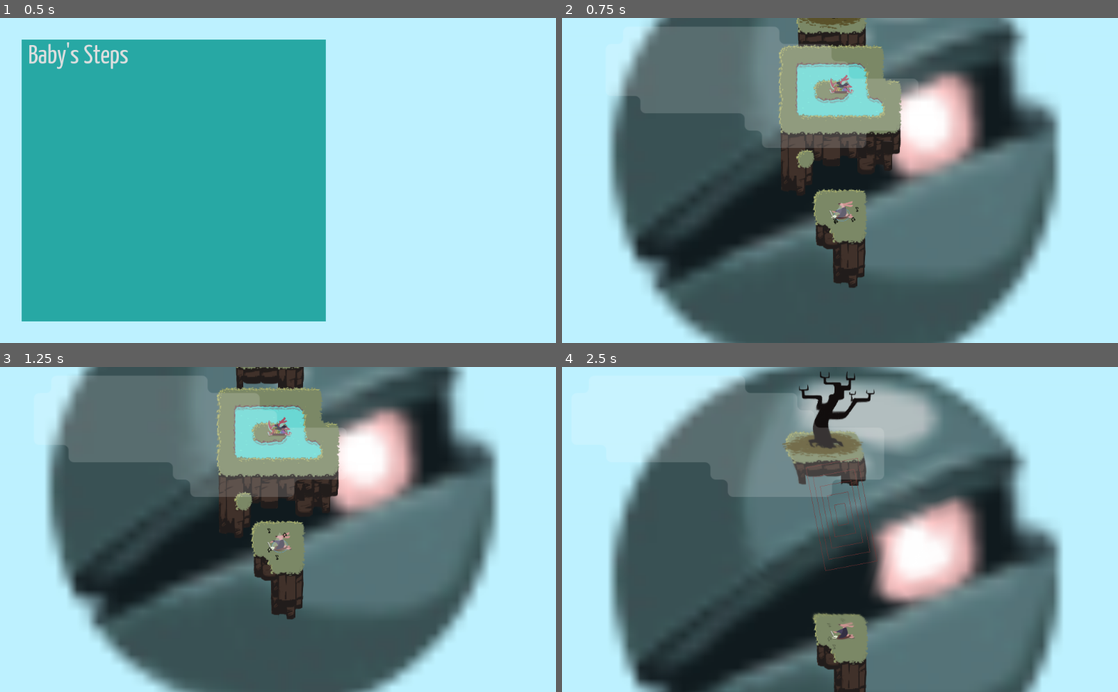
Above: before the commit, frames 1-4 (two rows, left to right).
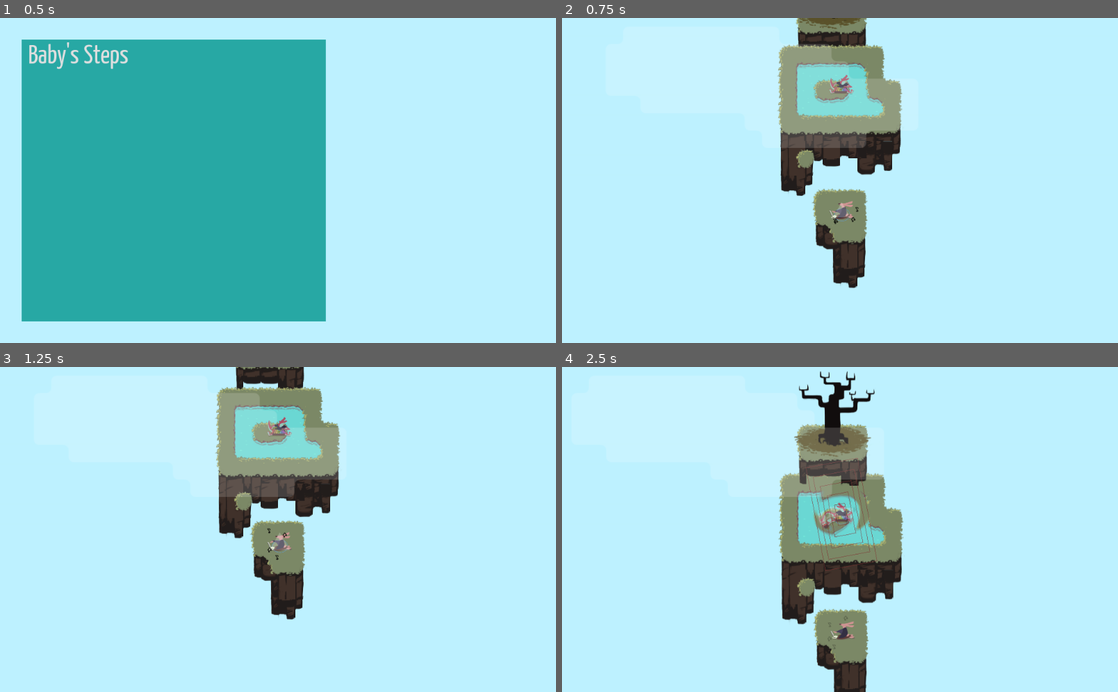
Above: after the commit, the same moments.

Repository: uspgamedev/skyjammers
Game: Godot game, scene res://menus/stage-selector/main.tscn
Same seed, same stepped clock (60 frames per second), same inputs: the game is played once before the commit and once after it. The engine's default icon, where the game draws it, is replaced by a stand-in: a white triangle on a blue panel in a dark square. Sound files missing from this copy of the repository are replaced by a short silence.
Inputs:
- Up to frame 1 (0.5 s): no input
- Up to frame 2 (0.75 s): click "Baby's Steps" at 0.5 s
- Up to frame 3 (1.25 s): no input
- Up to frame 4 (2.5 s): hold Space (action_play) 1.28-2.03 s; tap Space (action_play) at 2.1 s

Frame 1 is identical in both runs. In frame 2, 62% of the frame differs, in the area x 8-90%, y 0-100%; in frame 3, 61%; in frame 4, 66%.

Commit message:
:smirk: :smiley: :bowtie: :relieved: :satisfied:
:zap: :zap: :zap: :notes: :notes: :zap: :zap: :zap:

LORDES DO TROVAO

Diff:
--- a/game/Instruments/Instrument.gd
+++ b/game/Instruments/Instrument.gd
@@ -11,9 +11,15 @@
 
 
 func pulse():
-	var obj = get_node("TextureRect")
-	var tween = get_node("TextureRect/Tween")
-	tween.interpolate_property(obj, "rect_scale", obj.get_scale(), Vector2(growth,growth), self.duration, Tween.TRANS_LINEAR, Tween.EASE_IN)
+	var parent = get_parent()
+	while (true):
+		if parent.get_parent().get_name() != 'Instruments':
+			parent = parent.get_parent()
+		else: break
+	parent.get_parent().move_child(parent, 0)
+	var obj = get_node("ShockwaveShader")
+	var tween = get_node("ShockwaveShader/Tween")
+	tween.interpolate_property(obj, "rect_scale", obj.get_scale(), Vector2(growth,growth)/4, self.duration, Tween.TRANS_LINEAR, Tween.EASE_IN)
 	tween.start()
 
 	var sw = soundWave.instance()
@@ -63,8 +69,10 @@
 	get_node("WavePreview/AnimationPlayer").play("off")
 	get_node("Sprite/AnimationPlayer").stop()
 	get_node("Sprite2").hide()
+	get_node("ShockwaveShader/Tween").stop_all()
+	get_node("ShockwaveShader").set_scale(Vector2(0, 0))
 	set_physics_process(false)
 
 
 func _on_Tween_tween_completed( object, key ):
-	get_node("TextureRect").set_scale(Vector2(0,0))
+	get_node("ShockwaveShader").set_scale(Vector2(0,0))
--- a/game/Instruments/Instrument.tscn
+++ b/game/Instruments/Instrument.tscn
@@ -146,7 +146,7 @@
 shader_param/displacement = ExtResource( 10 )
 _sections_unfolded = [ "shader_param" ]
 
-[node name="Instrument" type="KinematicBody2D" index="0" groups=[
+[node name="Instrument" type="KinematicBody2D" groups=[
 "bards",
 ]]
 
@@ -281,7 +281,7 @@
 v_frames = 1
 _sections_unfolded = [ "Drawing", "Material", "Pause", "Process Material", "Textures", "Time", "Transform", "Visibility", "Z Index" ]
 
-[node name="TextureRect" type="TextureRect" parent="." index="10"]
+[node name="ShockwaveShader" type="TextureRect" parent="." index="10"]
 
 material = SubResource( 9 )
 anchor_left = 0.0
@@ -303,7 +303,7 @@
 stretch_mode = 0
 _sections_unfolded = [ "Anchor", "Margin", "Material", "Rect" ]
 
-[node name="Tween" type="Tween" parent="TextureRect" index="0"]
+[node name="Tween" type="Tween" parent="ShockwaveShader" index="0"]
 
 repeat = false
 playback_process_mode = 1
@@ -312,4 +312,4 @@
 playback/repeat = false
 playback/speed = 1.0
 
-[connection signal="tween_completed" from="TextureRect/Tween" to="." method="_on_Tween_tween_completed"]
+[connection signal="tween_completed" from="ShockwaveShader/Tween" to="." method="_on_Tween_tween_completed"]
--- a/game/stages/base.tscn
+++ b/game/stages/base.tscn
@@ -1,12 +1,10 @@
-[gd_scene load_steps=14 format=2]
+[gd_scene load_steps=10 format=2]
 
 [ext_resource path="res://stages/base.gd" type="Script" id=1]
-[ext_resource path="res://assets/img/watcher.png" type="Texture" id=2]
-[ext_resource path="res://input/input.tscn" type="PackedScene" id=3]
-[ext_resource path="res://audio/AudioManager.tscn" type="PackedScene" id=4]
-[ext_resource path="res://clouds/Cloud.tscn" type="PackedScene" id=5]
-[ext_resource path="res://assets/img/pixel.png" type="Texture" id=6]
-[ext_resource path="res://icon.png" type="Texture" id=7]
+[ext_resource path="res://input/input.tscn" type="PackedScene" id=2]
+[ext_resource path="res://audio/AudioManager.tscn" type="PackedScene" id=3]
+[ext_resource path="res://clouds/Cloud.tscn" type="PackedScene" id=4]
+[ext_resource path="res://assets/img/pixel.png" type="Texture" id=5]
 
 [sub_resource type="GDScript" id=1]
 
@@ -76,30 +74,6 @@
 shader_param/factor = 0.0
 _sections_unfolded = [ "shader_param" ]
 
-[sub_resource type="Shader" id=5]
-
-code = "shader_type canvas_item;
-
-uniform sampler2D displacement;
-
-void fragment(){
-	vec4 displacementPixel = texture(displacement, UV);
-	vec2 pos = SCREEN_UV;
-	pos.x += (displacementPixel.r * 20.0 - 10.0) * 0.025 * displacementPixel.a;
-	pos.y += (displacementPixel.g * 20.0 - 10.0) * 0.025 * displacementPixel.a;
-	vec4 pixel = texture(SCREEN_TEXTURE, pos);
-
-	COLOR = pixel;
-}
-"
-
-[sub_resource type="ShaderMaterial" id=6]
-
-render_priority = 0
-shader = SubResource( 5 )
-shader_param/displacement = ExtResource( 7 )
-_sections_unfolded = [ "shader_param" ]
-
 [node name="Stage" type="Node2D" index="0"]
 
 script = ExtResource( 1 )
@@ -110,26 +84,19 @@
 initial_bard_path = null
 riff_set = 0
 
-[node name="Sprite" type="Sprite" parent="." index="0"]
-
-scale = Vector2( 20, 20 )
-texture = ExtResource( 2 )
-_sections_unfolded = [ "Offset", "Region", "Transform" ]
-
-[node name="Input" parent="." index="1" instance=ExtResource( 3 )]
+[node name="Input" parent="." index="0" instance=ExtResource( 2 )]
 
 pause_mode = 2
 _sections_unfolded = [ "Pause" ]
 
-[node name="Instruments" type="Node2D" parent="." index="2"]
+[node name="Instruments" type="Node2D" parent="." index="1"]
 
 __meta__ = {
 "_edit_lock_": true
 }
 
-[node name="Camera2D" type="Camera2D" parent="." index="3"]
-
-editor/display_folded = true
+[node name="Camera2D" type="Camera2D" parent="." index="2"]
+
 anchor_mode = 1
 rotating = false
 current = true
@@ -165,9 +132,9 @@
 one_shot = false
 autostart = false
 
-[node name="AudioManager" parent="." index="4" instance=ExtResource( 4 )]
-
-[node name="ParallaxBackground" type="ParallaxBackground" parent="." index="5"]
+[node name="AudioManager" parent="." index="3" instance=ExtResource( 3 )]
+
+[node name="ParallaxBackground" type="ParallaxBackground" parent="." index="4"]
 
 editor/display_folded = true
 layer = -1
@@ -190,13 +157,13 @@
 motion_mirroring = Vector2( 0, 0 )
 _sections_unfolded = [ "Motion" ]
 
-[node name="Cloud" parent="ParallaxBackground/ParallaxLayer" index="0" instance=ExtResource( 5 )]
+[node name="Cloud" parent="ParallaxBackground/ParallaxLayer" index="0" instance=ExtResource( 4 )]
 
 visible = false
 tile_data = PoolIntArray( -262158, 0, 0, -262157, 1, 0, -262156, 1, 0, -262155, 2, 0, -196622, 6, 0, -196621, 7, 0, -19 …(1310 unchanged characters)…
 _sections_unfolded = [ "Cell", "Collision" ]
 
-[node name="CanvasLayer" type="CanvasLayer" parent="." index="6"]
+[node name="CanvasLayer" type="CanvasLayer" parent="." index="5"]
 
 editor/display_folded = true
 layer = 1
@@ -238,7 +205,7 @@
 blend_times = [  ]
 autoplay = ""
 
-[node name="CanvasLayer2" type="CanvasLayer" parent="." index="7"]
+[node name="CanvasLayer2" type="CanvasLayer" parent="." index="6"]
 
 pause_mode = 2
 layer = 1
@@ -276,33 +243,4 @@
 playback/repeat = false
 playback/speed = 1.0
 
-[node name="ShockwaveShader" type="TextureRect" parent="CanvasLayer2" index="2"]
-
-material = SubResource( 6 )
-anchor_left = 0.0
-anchor_top = 0.0
-anchor_right = 0.0
-anchor_bottom = 0.0
-margin_right = 100.0
-margin_bottom = 100.0
-rect_pivot_offset = Vector2( 50, 50 )
-mouse_filter = 1
-mouse_default_cursor_shape = 0
-size_flags_horizontal = 1
-size_flags_vertical = 1
-expand = true
-stretch_mode = 0
-_sections_unfolded = [ "Material", "Rect" ]
-
-[node name="Tween" type="Tween" parent="CanvasLayer2/ShockwaveShader" index="0"]
-
-repeat = false
-playback_process_mode = 1
-playback_speed = 1.0
-playback/active = false
-playback/repeat = false
-playback/speed = 1.0
-
 [connection signal="played" from="Input" to="." method="_on_Input_played"]
-
-[connection signal="tween_completed" from="CanvasLayer2/ShockwaveShader/Tween" to="." method="_on_Tween_tween_completed"]
Not shown: 2 places in game/stages/base.tscn that only renumber resources
